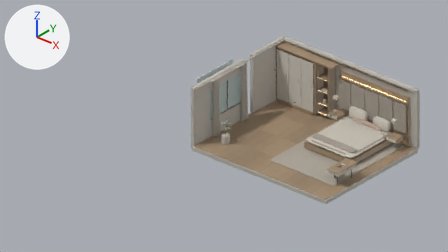
Renders of the Blender file assets/3d/space-02/win_space_02.blend from each side of a commit.
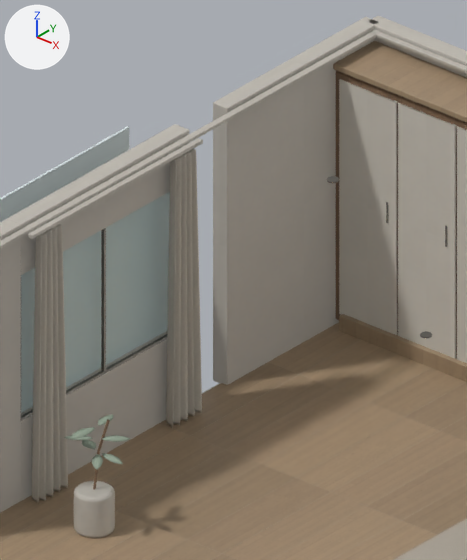
The first picture shows the older version from the file's camera 'CAM_Orthographic editorial isometric'. The close-ups show the older and then the newer version on the part from 46% to 68% of the width and 13% to 59% of the height of that picture. Only the edits that show in the close-ups are written down. Arrows for +X, +Y and +Z are at upper left; the lights stay in place.

The first close-up shows 'ARCH_Bedroom glazing', 'ARCH_Bedroom left front pier', 'ARCH_Bedroom left rear pier', 'ARCH_Bedroom oak floating floor', 'ARCH_Bedroom window head', 'ARCH_Bedroom window sill wall', 'EXT_Soft sky outside bedroom', 'JOINERY_Wardrobe crown', 'JOINERY_Wardrobe full-height door 1', 'JOINERY_Wardrobe full-height door 2', 'SOFT_Left linen bedroom curtain', 'SOFT_Right linen bedroom curtain' and 36 more.
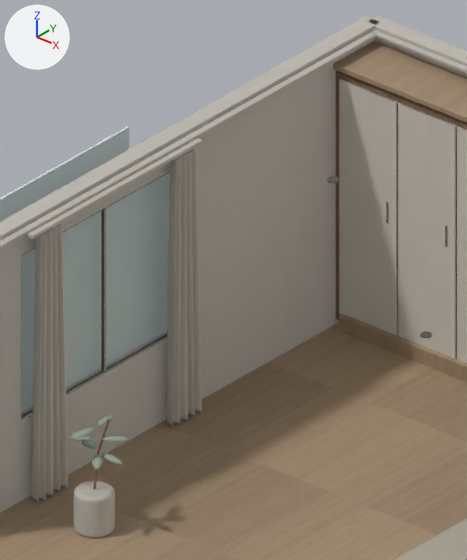
Pixel boxes (x1, y1, x2, y2) of what changed, in the close-ups (467 x 560 px):
'ARCH_Bedroom left rear pier', moved, rescaled (23% wider)
    before: (213, 17, 377, 385)
    after: (175, 16, 377, 399)
'ARCH_Bedroom window head', mesh rescaled, moved (13% shorter)
    before: (7, 124, 189, 275)
    after: (6, 124, 190, 255)

The change in detail:
me_cube_024 is used by ob_arch_bedroom_left_rear_pier; location (-3.88, 2.07, 1.46).
me_cube_024 had 8 vertices, 6 faces and spanned x -0.09..0.09, y -1.1..1.1, z -1.46..1.46.
me_cube_024 now has 8 vertices, 6 faces and spans x -0.09..0.09, y -1.37..1.37, z -1.46..1.46.
me_cube_024 part 1: the whole mesh is scaled about its middle by (1, 1.25, 1).
me_cube_026 is used by ob_arch_bedroom_window_head; location (-3.88, -0.77, 2.65).
me_cube_026 had 8 vertices, 6 faces and spanned x -0.09..0.09, y -1.21..1.21, z -0.27..0.27.
me_cube_026 now has 8 vertices, 6 faces and spans x -0.09..0.09, y -1.21..1.21, z -0.16..0.16.
me_cube_026 part 2: the whole mesh is scaled about its middle by (1, 1, 0.593).
Object 'ARCH_Bedroom left rear pier' (ob_arch_bedroom_left_rear_pier) moves from (-3.88, 2.07, 1.46) to (-3.88, 1.8, 1.46).
Object 'ARCH_Bedroom window head' (ob_arch_bedroom_window_head) moves from (-3.88, -0.77, 2.65) to (-3.88, -0.77, 2.76).
